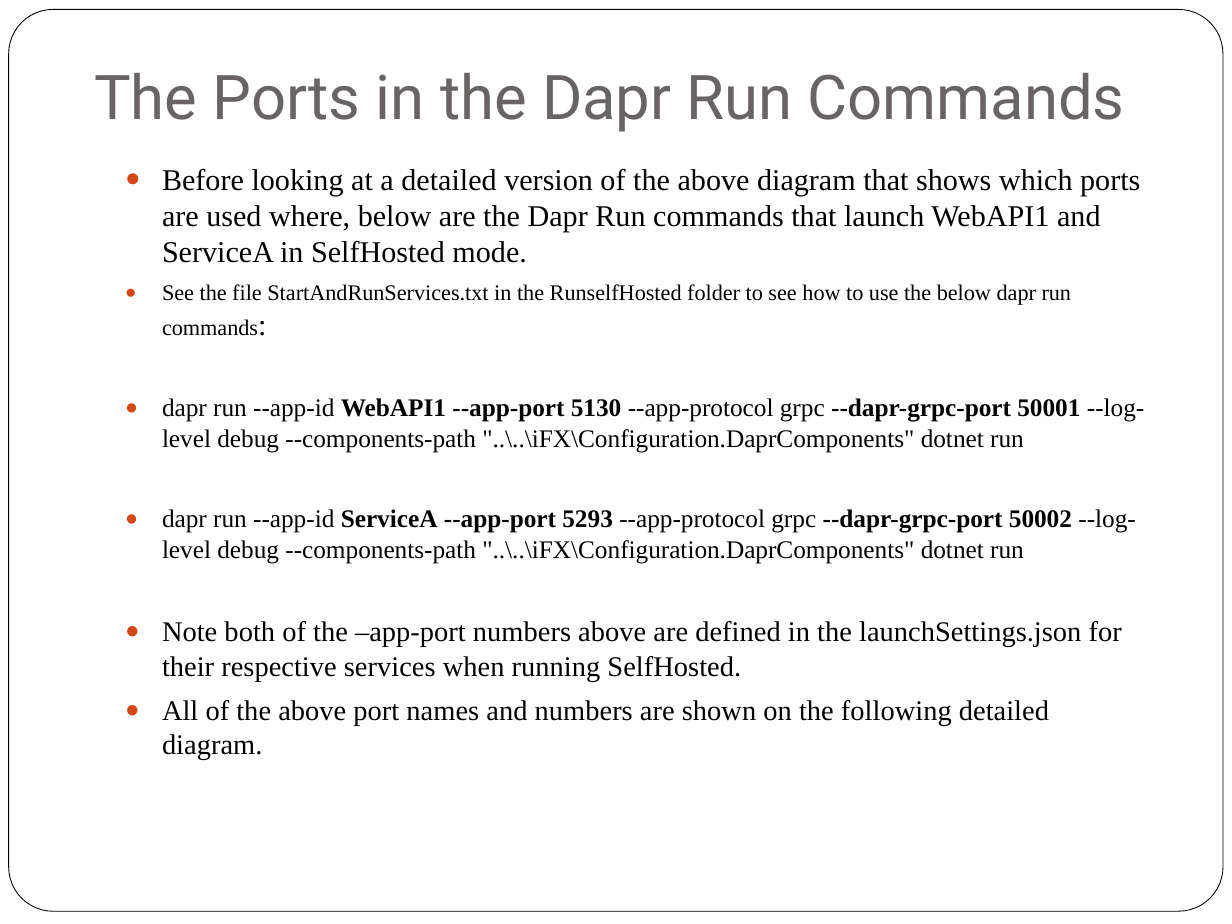
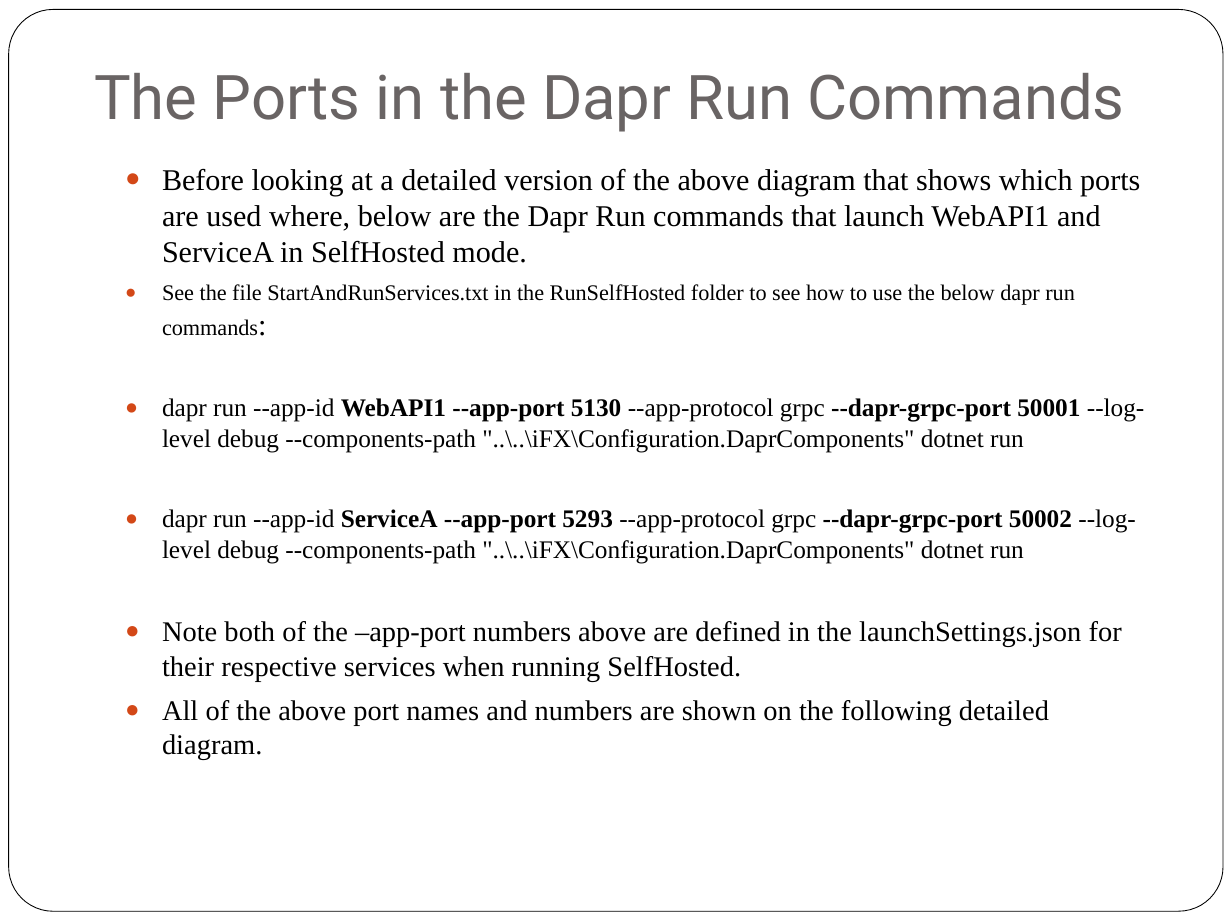
Before and after one commit to georgestevens99/DiscoverDapr, a slide deck: slide 4 of dapr-proxy-service-invocation/Using the Dapr Proxy for Service Invocation.pptx. Drawn at 1232x924 pixels with LibreOffice and Linux fonts; fonts in the diff are those of the drawing. Boxes give left, top, right and bottom in pixels: in the first picture for what was removed or moved away, otherwise in the second. Text is boxed around its words. In the diff, an @@ line names an element or a change of style, - is before the commit and + after.

Commit message:
Fixed typos.  Deleted the 2 last slides that were experimenta.

```diff
--- a/dapr-proxy-service-invocation/Using the Dapr Proxy for Service Invocation.pptx
+++ b/dapr-proxy-service-invocation/Using the Dapr Proxy for Service Invocation.pptx
@@ text at bbox=[162, 284, 1075, 336]: text changed @@
-● See the file StartAndRunServices.txt in the RunselfHosted folder to see how to use the below dapr run commands:
+● See the file StartAndRunServices.txt in the RunSelfHosted folder to see how to use the below dapr run commands:
```
Also in this commit, not shown: 2 other slides changed, 2 slides removed.
